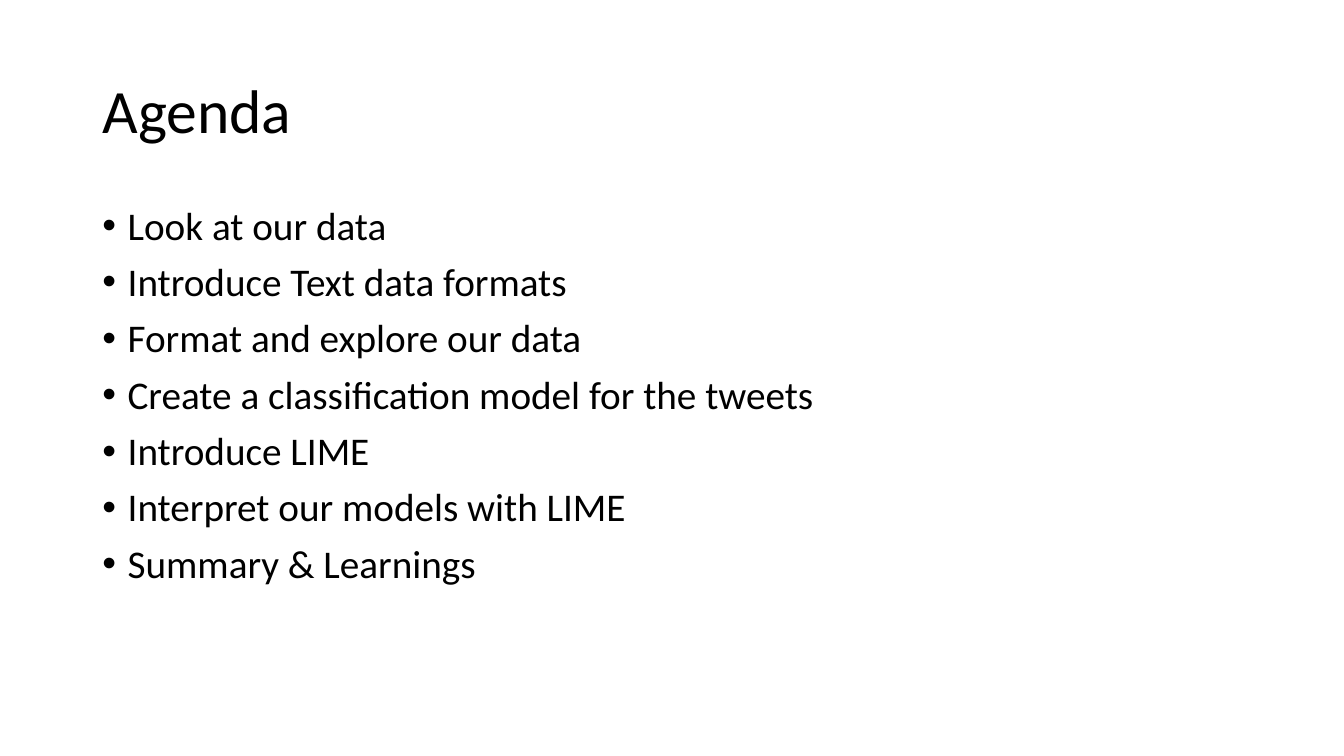
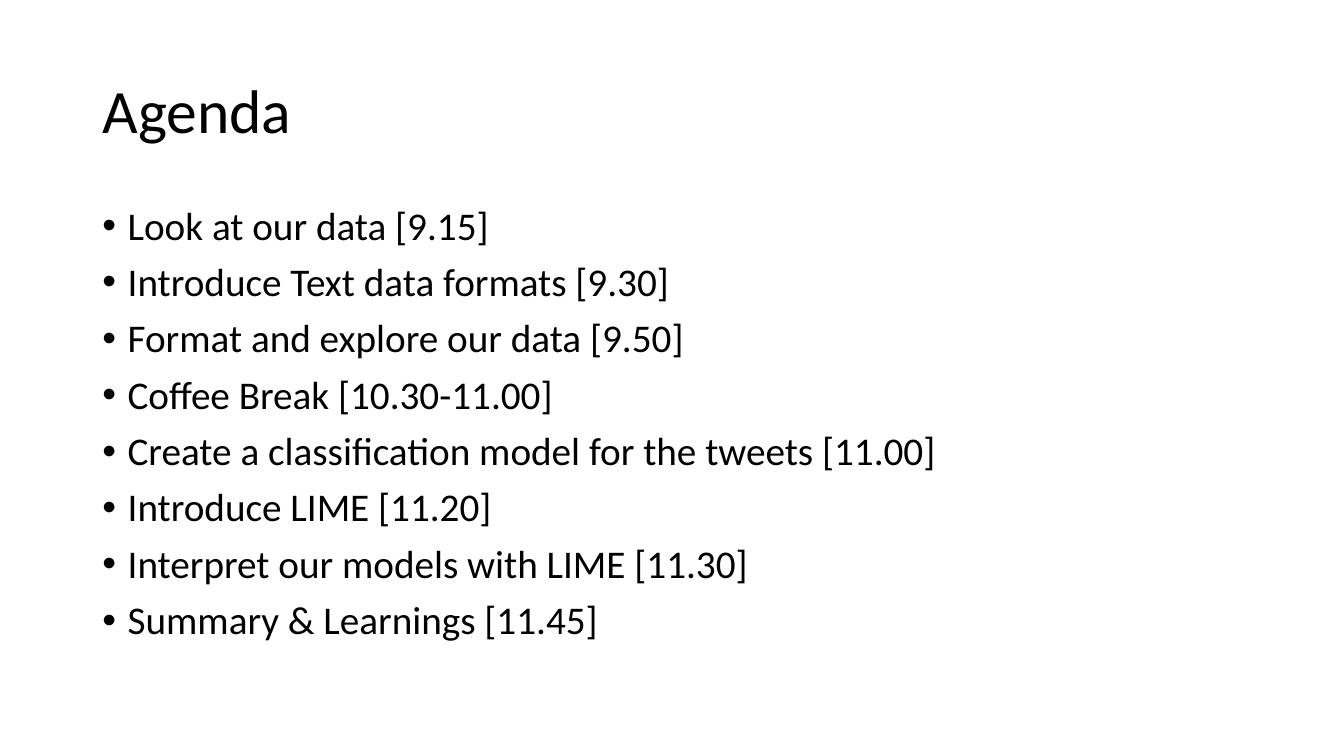
Before and after one commit to MeyerGrace/eRum_2018_prep, a slide deck: slide 6 of eRumWorkshop.pptx. Drawn at 1344x756 pixels with LibreOffice and Linux fonts; fonts in the diff are those of the drawing; background and template pictures are left out. Boxes give left, top, right and bottom in pixels: in the first picture for what was removed or moved away, otherwise in the second. Text is boxed around its words. In the diff, an @@ line names an element or a change of style, - is before the commit and + after.

```diff
--- a/eRumWorkshop.pptx
+++ b/eRumWorkshop.pptx
@@ text at box(128, 211, 935, 641): text changed @@
-• Look at our data
-• Introduce Text data formats
-• Format and explore our data
-• Create a classification model for the tweets
-• Introduce LIME
-• Interpret our models with LIME
-• Summary & Learnings
+• Look at our data [9.15]
+• Introduce Text data formats [9.30]
+• Format and explore our data [9.50]
+• Coffee Break [10.30-11.00]
+• Create a classification model for the tweets [11.00]
+• Introduce LIME [11.20]
+• Interpret our models with LIME [11.30]
+• Summary & Learnings [11.45]
```
Also in this commit, not shown: 8 other slides changed, 3 slides removed.
